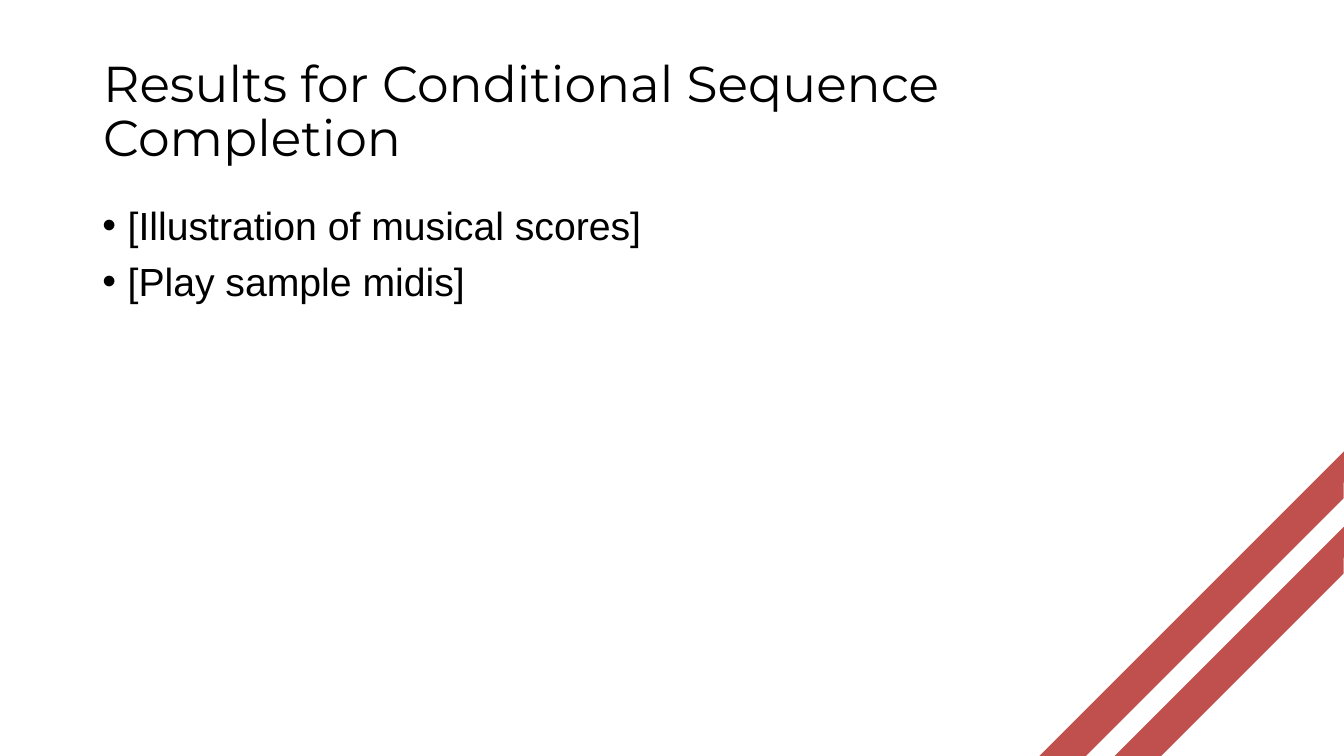
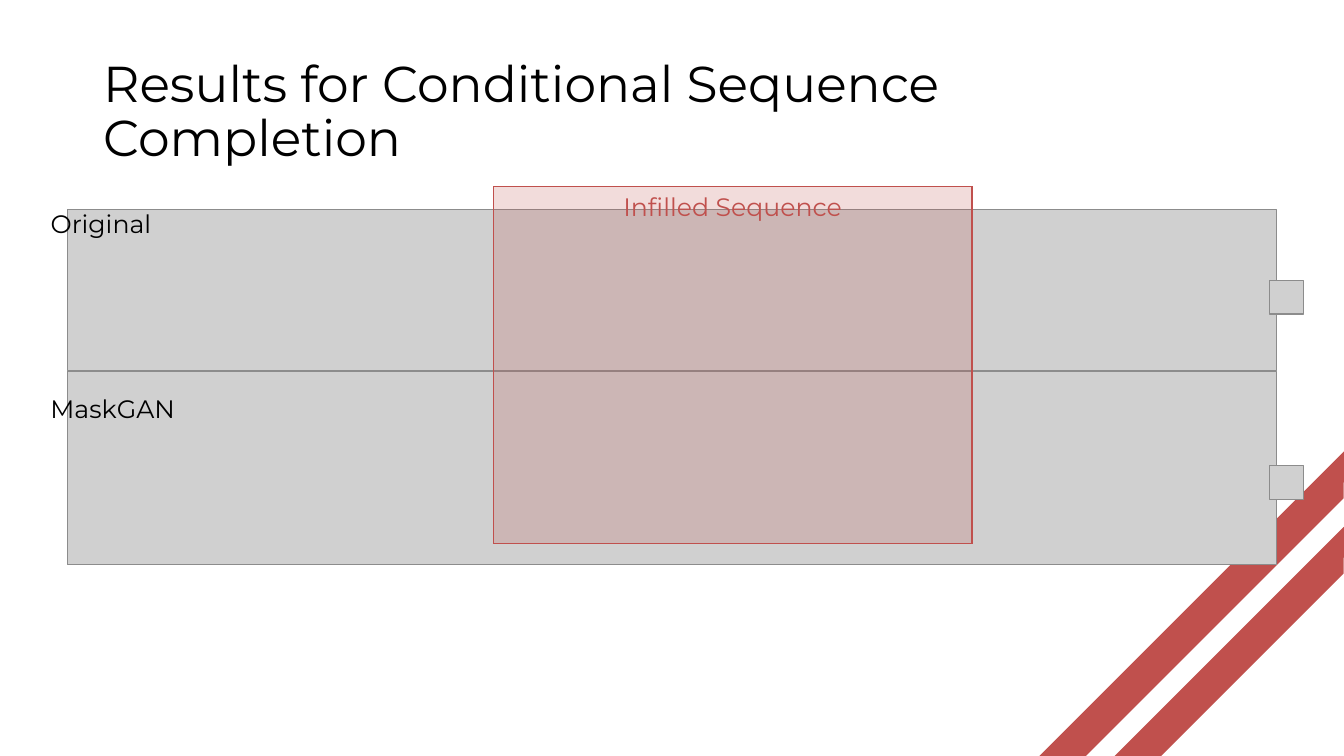
Before and after one commit to linglin00/coms4995-final-project, a slide deck: slide 12 of Music_MaskGAN_Presentation.pptx. Drawn at 1344x756 pixels with LibreOffice and Linux fonts; fonts in the diff are those of the drawing; grey boxes stand for pictures; background and template pictures are left out. Boxes give left, top, right and bottom in pixels: in the first picture for what was removed or moved away, otherwise in the second. Text is boxed around its words. In the diff, an @@ line names an element or a change of style, - is before the commit and + after.

```diff
--- a/Music_MaskGAN_Presentation.pptx
+++ b/Music_MaskGAN_Presentation.pptx
@@ text added at (51, 209, 152, 240), 18 pt, text #000000 @@
+Original
@@ rectangle added at (493, 187, 972, 543), fill #C0504D at 20% opacity, outline #C0504D 1 pt, 18 pt, text #C0504D @@
+Infilled Sequence
@@ picture added at (68, 210, 1277, 371) @@
@@ text removed at (128, 211, 641, 304) @@
-• [Illustration of musical scores]
-• [Play sample midis]
@@ picture added at (1270, 280, 1304, 314) @@
@@ picture added at (68, 371, 1277, 565) @@
@@ text added at (50, 393, 174, 424), 18 pt, text #000000 @@
+MaskGAN
@@ picture added at (1270, 466, 1304, 499) @@
```
Also in this commit, not shown: 1 other slide changed, 2 other files.
